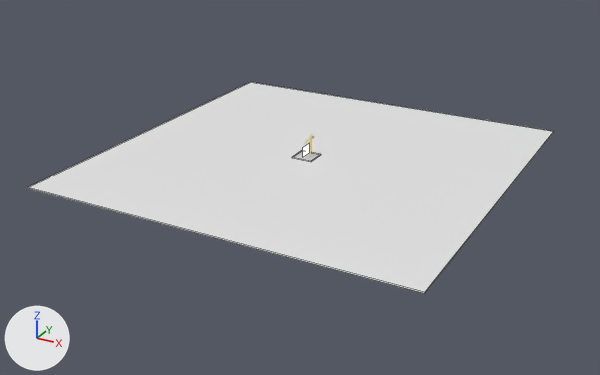
Renders of the Blender file underConstuction.blend from each side of a commit.
One viewpoint serves both versions: a 50 mm lens placed at (485.0, -899.0, 402.0), pointed at (12.0, -39.0, -28.0). Lighting does not change. The marker at lower left points along +X, +Y and +Z. Mesh edges are drawn as thin lines on the coarser meshes.

Names of what the first picture shows: 'Floor.001'.
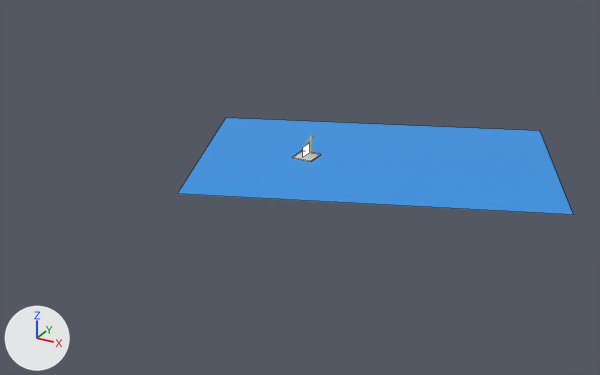
Boxes [x1, y1, x2, y2] around the edits, measured in the pictures (600 x 375 px):
'Floor.001', recoloured, moved, turned, rescaled (white to blue): before [27, 82, 554, 294]; after [177, 118, 573, 215]

Edits to the bpy script that builds the scene:
```text
Change mat_traqnsparent:
    mat_traqnsparent.base_color: (0.8, 0.8, 0.8) -> (0.0296, 0.301, 0.799)  # white #e7e7e7 -> blue #3095e7
Change ob_floor_001:
    ob_floor_001.location: (7.7, 3.1, -1.4) -> (83.6, 34.3, -0.7)
    ob_floor_001.rotation_euler: (0.0, 0.0, 0.0) -> (0.0, 0.0, 0.376)  # degrees (0, 0, 0) -> degrees (0, 0, 22)
    ob_floor_001.scale: (254.0, 254.0, 0.675) -> (228.0, 139.0, 0.000461)
```
